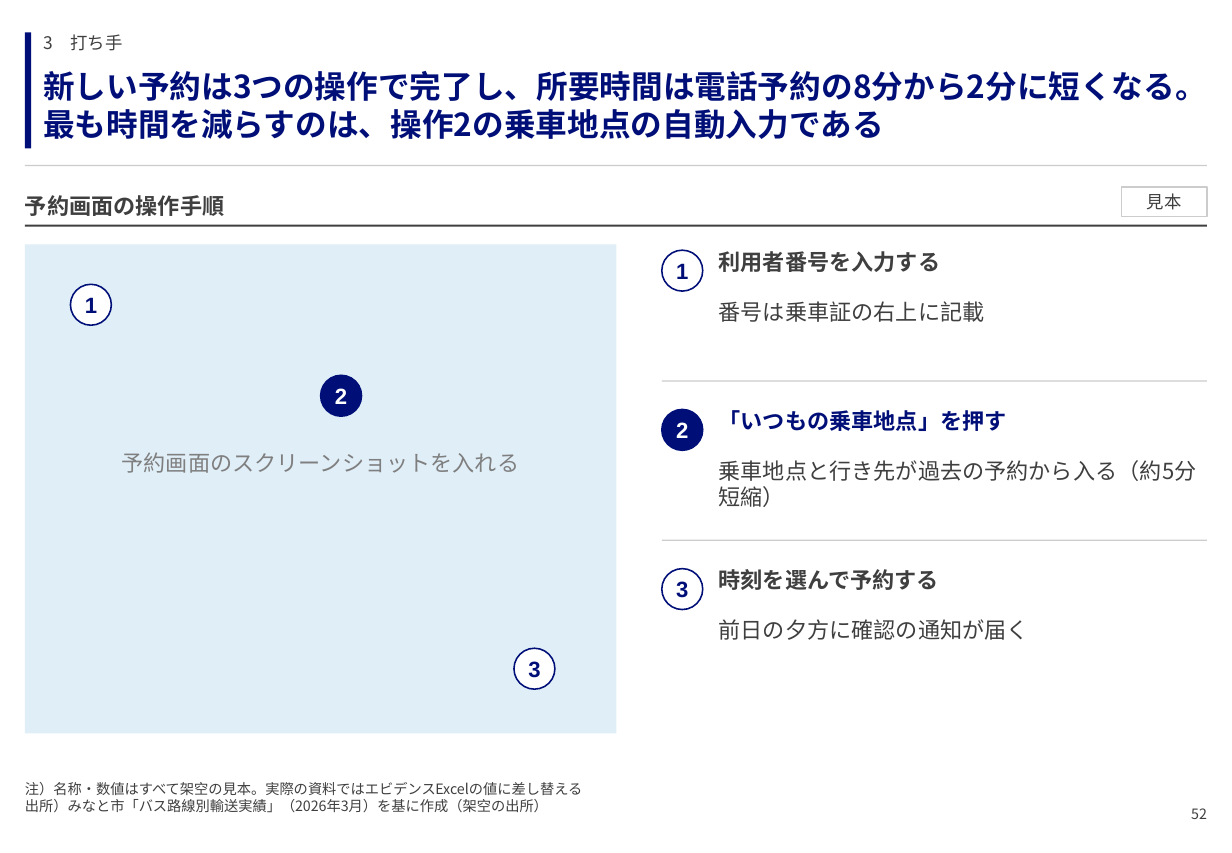
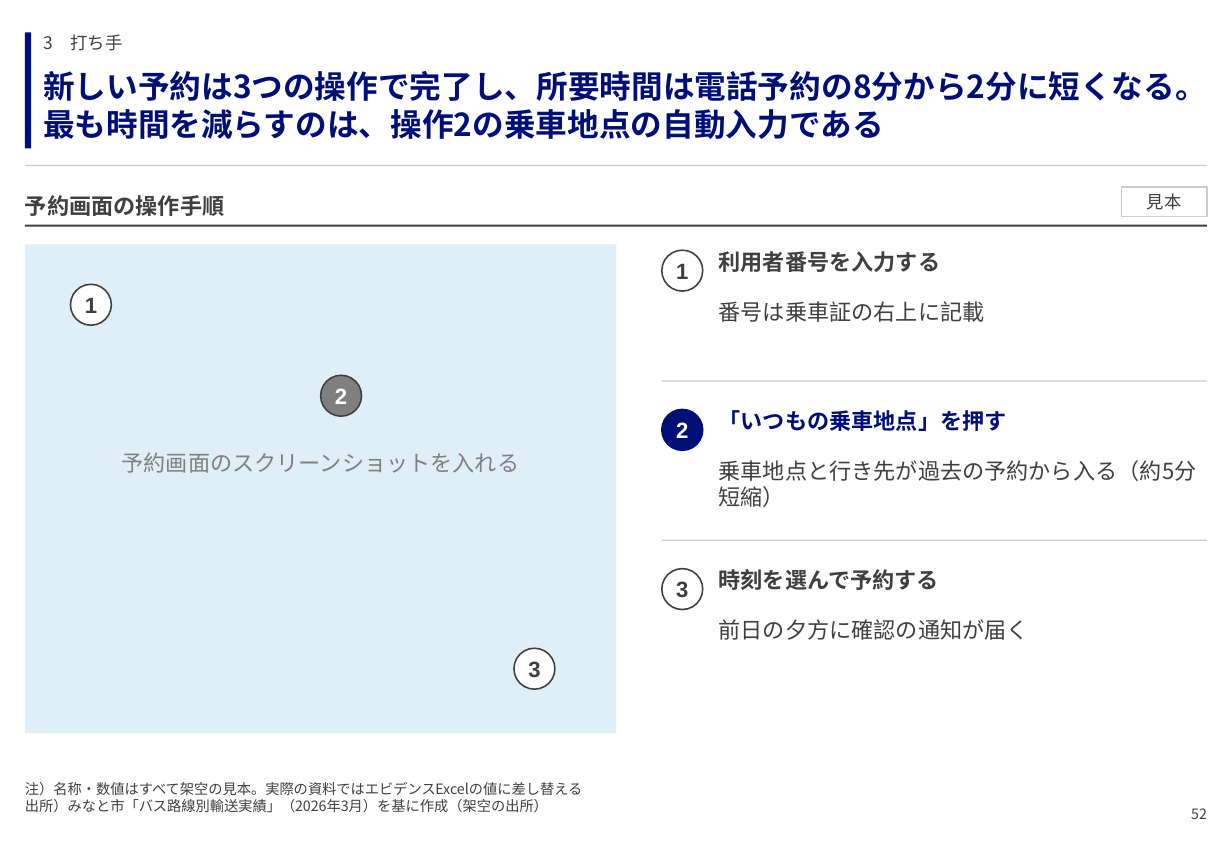
Before and after one commit to GontaHH/slide_builder, a slide deck: slide 52 of patterns/pattern-deck.pptx. Drawn at 1232x853 pixels with LibreOffice and Linux fonts; fonts in the diff are those of the drawing. Boxes give left, top, right and bottom in pixels: in the first picture for what was removed or moved away, otherwise in the second. Text is boxed around its words. In the diff, an @@ line names an element or a change of style, - is before the commit and + after.

```diff
--- a/patterns/pattern-deck.pptx
+++ b/patterns/pattern-deck.pptx
@@ ellipse at [321,375,362,416]: fill #000F78 to #7F7F7F; outline #000F78 1 pt to #3F3F3F 1 pt @@
@@ text colour #000F78 to #3F3F3F in 4 elements at [85,297,97,313], [528,661,540,678], [676,263,688,279], [676,581,688,598] @@
@@ outline #000F78 1 pt to #3F3F3F 1 pt in 4 elements at [71,284,111,325], [514,648,555,689], [662,250,703,291], [662,569,703,610] @@
```
Also in this commit, not shown: 66 other slides changed, 7 other files.
